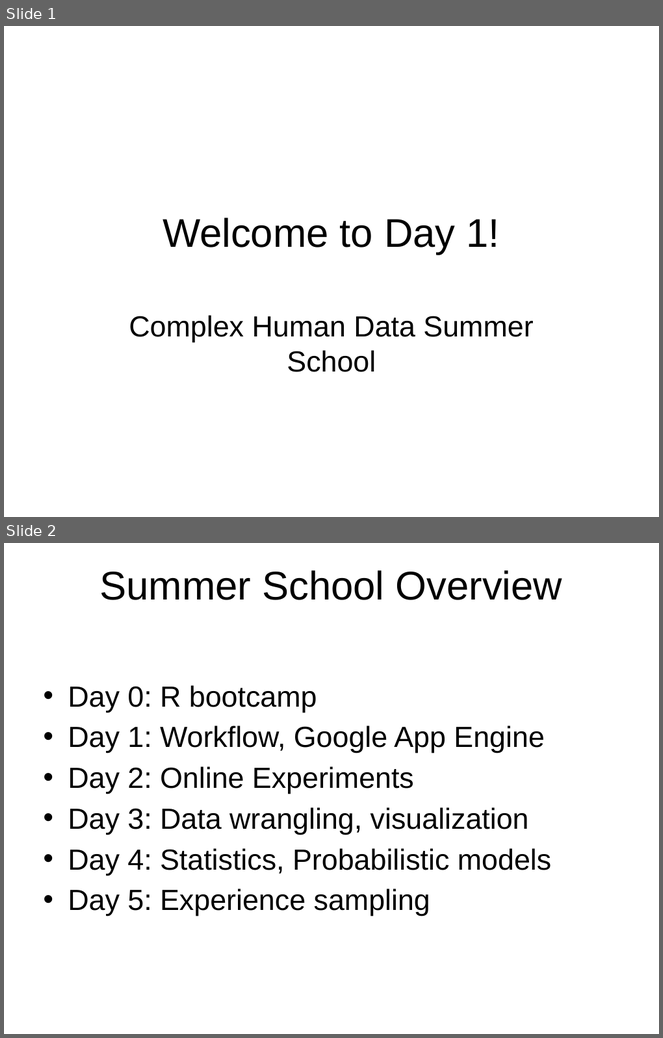
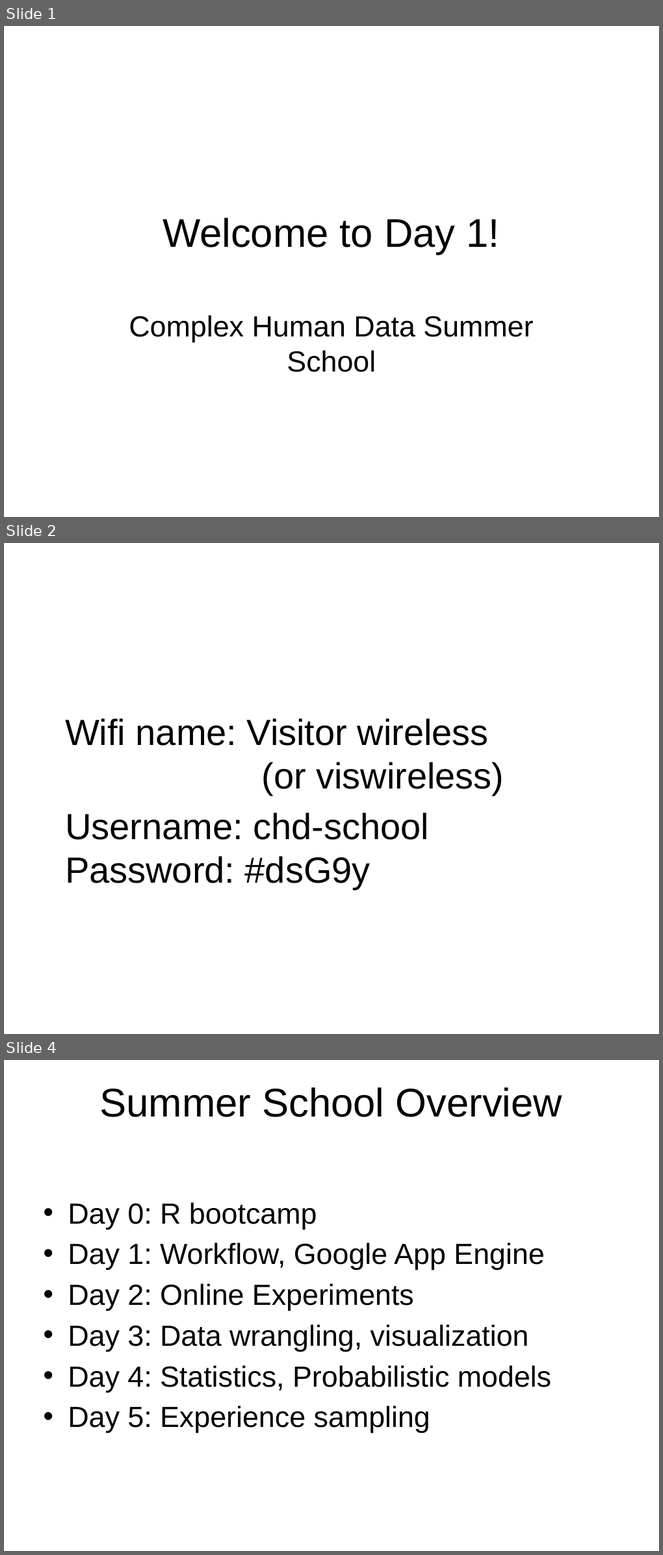
Before and after one commit to cskemp/chdss2019_content, a slide deck: day1/slides/git.pptx. Shown one above the other, each under a label of ours: slides 1 and 2 before the commit, slides 1, 2 and 4 after it; the slides between them are not shown. The pictures are 663x1038 and 663x1555 pixels, drawn with LibreOffice and Linux fonts; fonts in the diff are those of the drawing. Boxes give left, top, right and bottom in pixels: in the first picture for what was removed or moved away, otherwise in the second. Text is boxed around its words. In the diff, an @@ line names an element or a change of style, - is before the commit and + after.

```diff
--- a/day1/slides/git.pptx
+++ b/day1/slides/git.pptx
@@ slide 2 added at box(4, 543, 659, 1034), background #FFFFFF @@
@@ text added at box(65, 719, 504, 889), 40 pt, text #000000 @@
+Wifi name: Visitor wireless
+(or viswireless)
+Username: chd-school
+Password: #dsG9y
@@ what was slide 2 is now slide 4 @@
```
Also in this commit, not shown: 2 slides changed, 1 other slide added, 6 other files.
